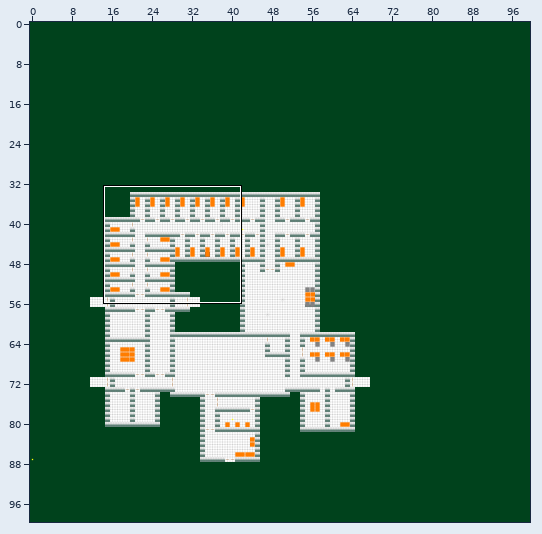
Tiled map: ALPHA TEX/world3beta2.tmx. Above, an overview of the earlier version with the close-up marked.
Close-up. Before:
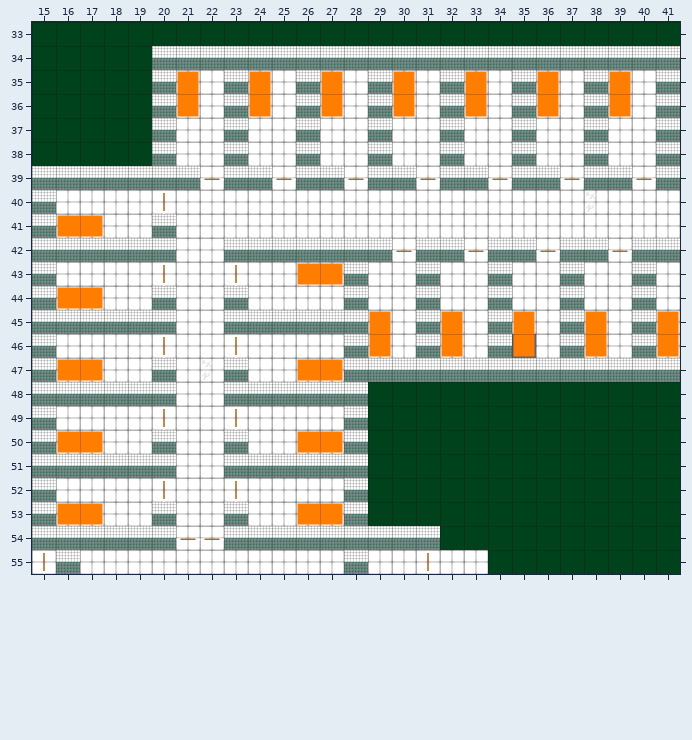
Cells are 64x64 px. Shown: x 15..41, y 33..55. The commit also changed other parts of the map, which this record leaves out.
The same view after the edit:
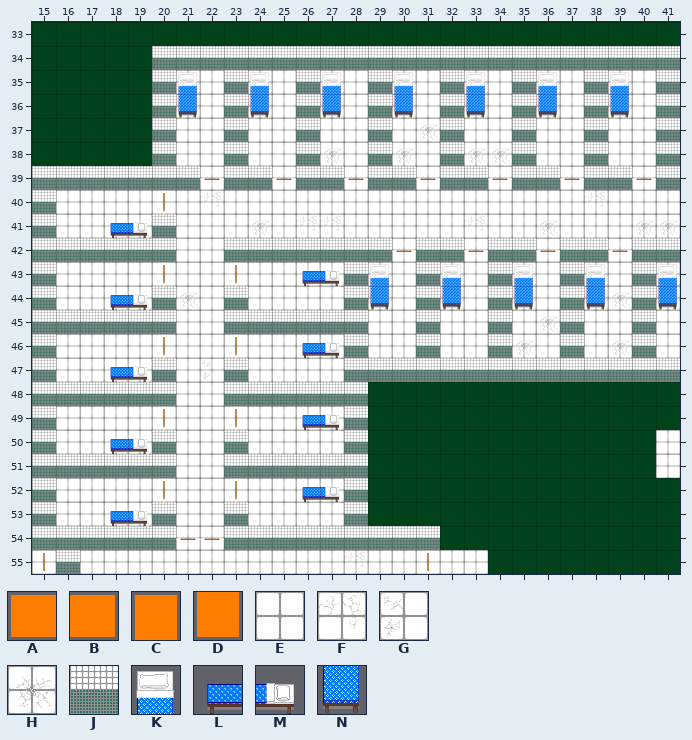
Key: from "alpha_sprite_sheet": A 2, B 3, C 4, D 12; from "floor_wall_sheet": E 0, F 1, G 2, H 4, J 5; from "furniture_sheet": K 0, L 1, M 2, N 4.
_ is an empty cell.
Changes in this commit:
{"where": "layer \"Tile Layer 2 - Golv\""}
{"y":37,"x":31,"old":"E","new":"H"}
{"y":38,"x":27,"old":"E","new":"H"}
{"y":38,"x":30,"old":"E","new":"H"}
{"y":38,"x":33,"old":"EE","new":"HH"}
{"y":40,"x":22,"old":"E","new":"F"}
{"y":40,"x":38,"old":"G","new":"F"}
{"y":41,"x":24,"old":"E","new":"H"}
{"y":41,"x":26,"old":"EE","new":"FF"}
{"y":41,"x":33,"old":"E","new":"F"}
{"y":41,"x":36,"old":"E","new":"H"}
{"y":41,"x":40,"old":"EE","new":"HH"}
{"y":44,"x":21,"old":"E","new":"H"}
{"y":44,"x":39,"old":"E","new":"H"}
{"y":45,"x":36,"old":"E","new":"H"}
{"y":46,"x":35,"old":"_","new":"H"}
{"y":46,"x":39,"old":"E","new":"H"}
{"where": "layer \"väggar\""}
{"y":50,"x":41,"old":"_","new":"E"}
{"y":51,"x":41,"old":"_","new":"E"}
{"y":55,"x":28,"old":"J","new":"F"}
{"where": "layer \"Statiska objekt\""}
{"y":35,"x":21,"old":"C","new":"K"}
{"y":35,"x":24,"old":"C","new":"K"}
{"y":35,"x":27,"old":"C","new":"K"}
{"y":35,"x":30,"old":"C","new":"K"}
{"y":35,"x":33,"old":"C","new":"K"}
{"y":35,"x":36,"old":"C","new":"K"}
{"y":35,"x":39,"old":"C","new":"K"}
{"y":36,"x":21,"old":"D","new":"N"}
{"y":36,"x":24,"old":"D","new":"N"}
{"y":36,"x":27,"old":"D","new":"N"}
{"y":36,"x":30,"old":"D","new":"N"}
{"y":36,"x":33,"old":"D","new":"N"}
{"y":36,"x":36,"old":"D","new":"N"}
{"y":36,"x":39,"old":"D","new":"N"}
{"y":41,"x":16,"old":"AB__","new":"__LM"}
{"y":43,"x":26,"old":"AB","new":"LM"}
{"y":43,"x":29,"old":"_","new":"K"}
{"y":43,"x":32,"old":"_","new":"K"}
{"y":43,"x":35,"old":"_","new":"K"}
{"y":43,"x":38,"old":"_","new":"K"}
{"y":43,"x":41,"old":"_","new":"K"}
{"y":44,"x":16,"old":"AB__","new":"__LM"}
{"y":44,"x":29,"old":"_","new":"N"}
{"y":44,"x":32,"old":"_","new":"N"}
{"y":44,"x":35,"old":"_","new":"N"}
{"y":44,"x":38,"old":"_","new":"N"}
{"y":44,"x":41,"old":"_","new":"N"}
{"y":45,"x":29,"old":"C","new":"_"}
{"y":45,"x":32,"old":"C","new":"_"}
{"y":45,"x":35,"old":"C","new":"_"}
{"y":45,"x":38,"old":"C","new":"_"}
{"y":45,"x":41,"old":"C","new":"_"}
{"y":46,"x":26,"old":"__","new":"LM"}
{"y":46,"x":29,"old":"D","new":"_"}
{"y":46,"x":32,"old":"D","new":"_"}
{"y":46,"x":35,"old":"D","new":"_"}
{"y":46,"x":38,"old":"D","new":"_"}
{"y":46,"x":41,"old":"D","new":"_"}
{"y":47,"x":16,"old":"AB__","new":"__LM"}
{"y":47,"x":26,"old":"AB","new":"__"}
{"y":49,"x":26,"old":"__","new":"LM"}
{"y":50,"x":16,"old":"AB__","new":"__LM"}
{"y":50,"x":26,"old":"AB","new":"__"}
{"y":52,"x":26,"old":"__","new":"LM"}
{"y":53,"x":16,"old":"AB__","new":"__LM"}
{"y":53,"x":26,"old":"AB","new":"__"}
